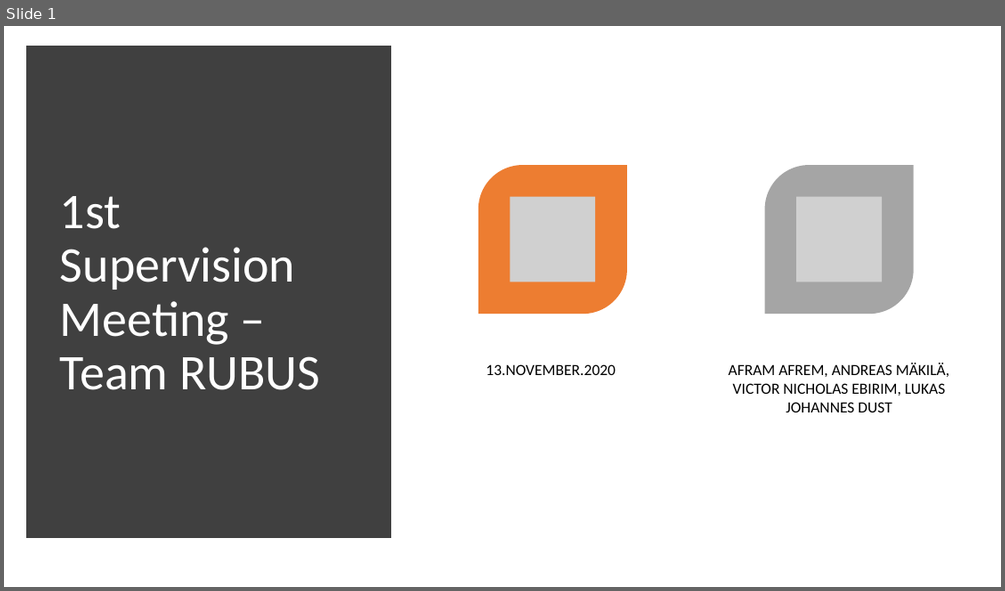
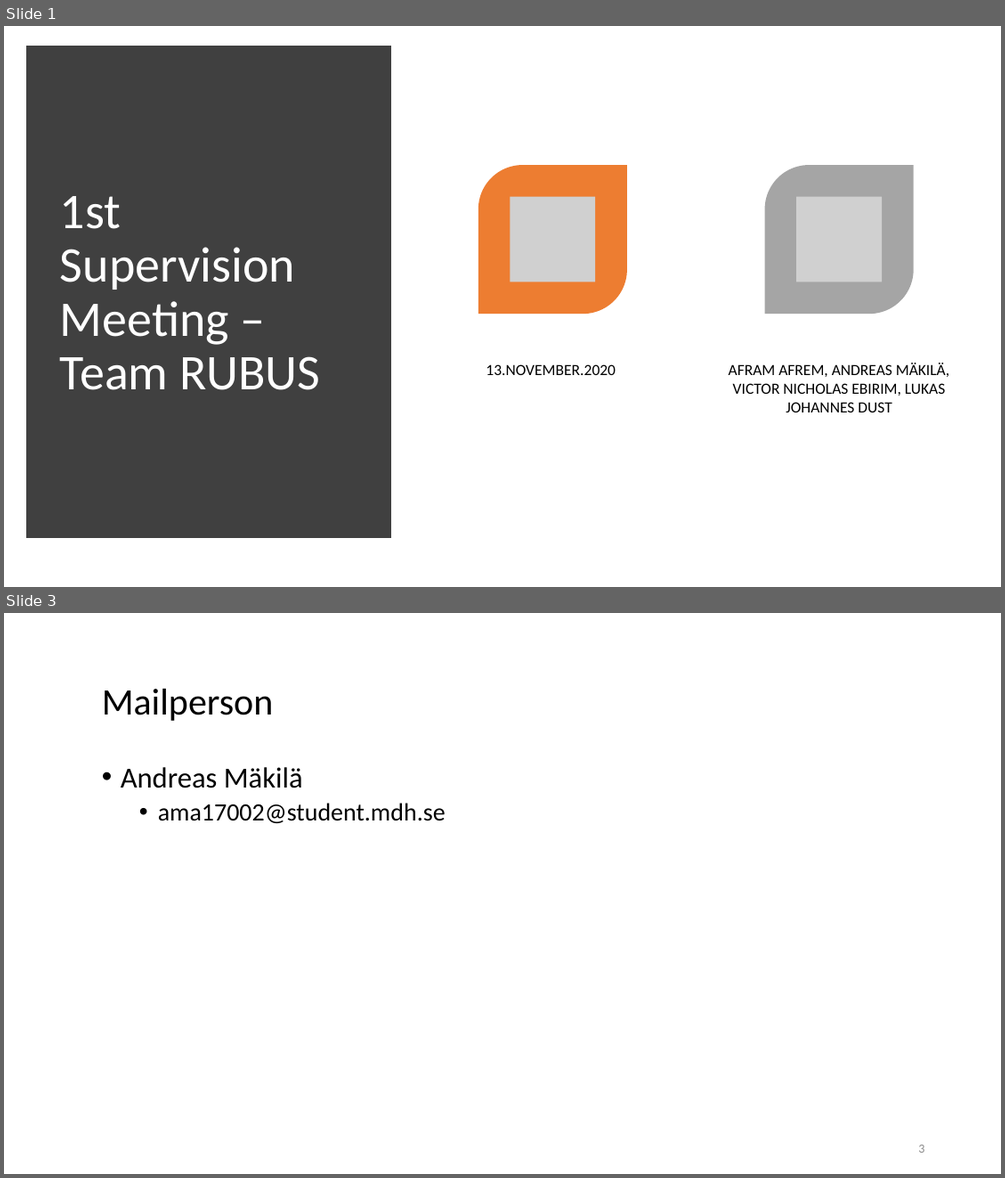
Before and after one commit to AymenNouidha/Rosa, a slide deck: 04_Presentations/01_Supervision_Meetings/01_Supervision_Meeting.pptx. Shown one above the other, each under a label of ours: slide 1 before the commit, slides 1 and 3 after it; the slides between them are not shown. The pictures are 1005x591 and 1005x1178 pixels, drawn with LibreOffice and Linux fonts; fonts in the diff are those of the drawing; grey boxes stand for pictures; background and template pictures are left out. Boxes give left, top, right and bottom in pixels: in the first picture for what was removed or moved away, otherwise in the second. Text is boxed around its words. In the diff, an @@ line names an element or a change of style, - is before the commit and + after.

```diff
--- a/04_Presentations/01_Supervision_Meetings/01_Supervision_Meeting.pptx
+++ b/04_Presentations/01_Supervision_Meetings/01_Supervision_Meeting.pptx
@@ slide 3 added at box(4, 613, 1001, 1174), background #FFFFFF @@
@@ title added at box(102, 689, 274, 721), 36 pt, text #000000 @@
+Mailperson
@@ text added at box(121, 767, 445, 823), 24 pt, text #000000 @@
+• Andreas Mäkilä
+  • ama17002@student.mdh.se
@@ page number added at box(918, 1144, 924, 1152), 12 pt, text #8C8C8C @@
+3
```
Also in this commit, not shown: 1 slide changed, 5 other slides added, 1 slide removed, 9 other files.
